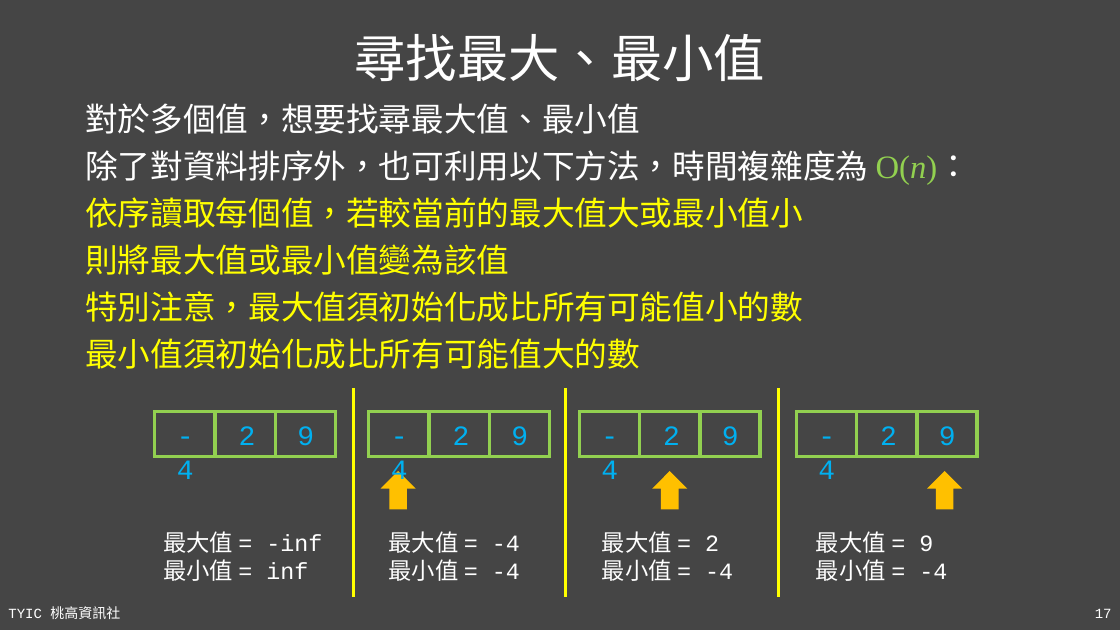
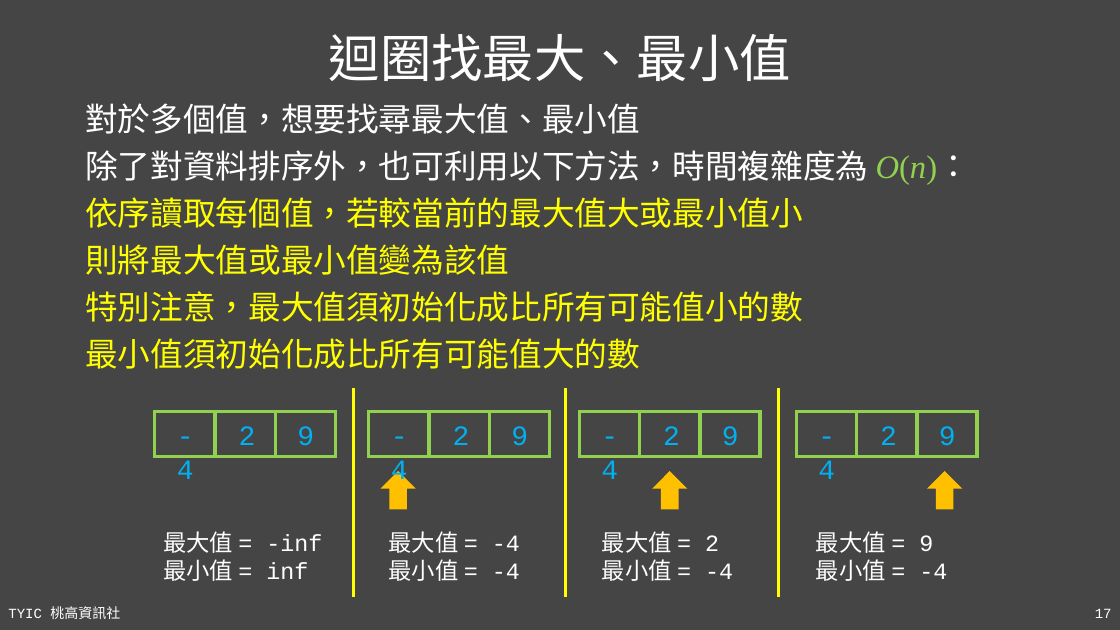
Before and after one commit to TYSHIC/slides, a slide deck: slide 17 of ppt/90_基礎資料結構與演算法.pptx. Drawn at 1120x630 pixels with LibreOffice and Linux fonts; fonts in the diff are those of the drawing. Boxes give left, top, right and bottom in pixels: in the first picture for what was removed or moved away, otherwise in the second. Text is boxed around its words. In the diff, an @@ line names an element or a change of style, - is before the commit and + after.

```diff
--- a/ppt/90_基礎資料結構與演算法.pptx
+++ b/ppt/90_基礎資料結構與演算法.pptx
@@ title at [329,34,791,81]: text changed @@
-尋找最大、最小值
+迴圈找最大、最小值
@@ text at [85,150,970,184]: italic on in "O(n)：" @@
```
Also in this commit, not shown: 6 other slides changed, 1 slide added, 24 other files.
